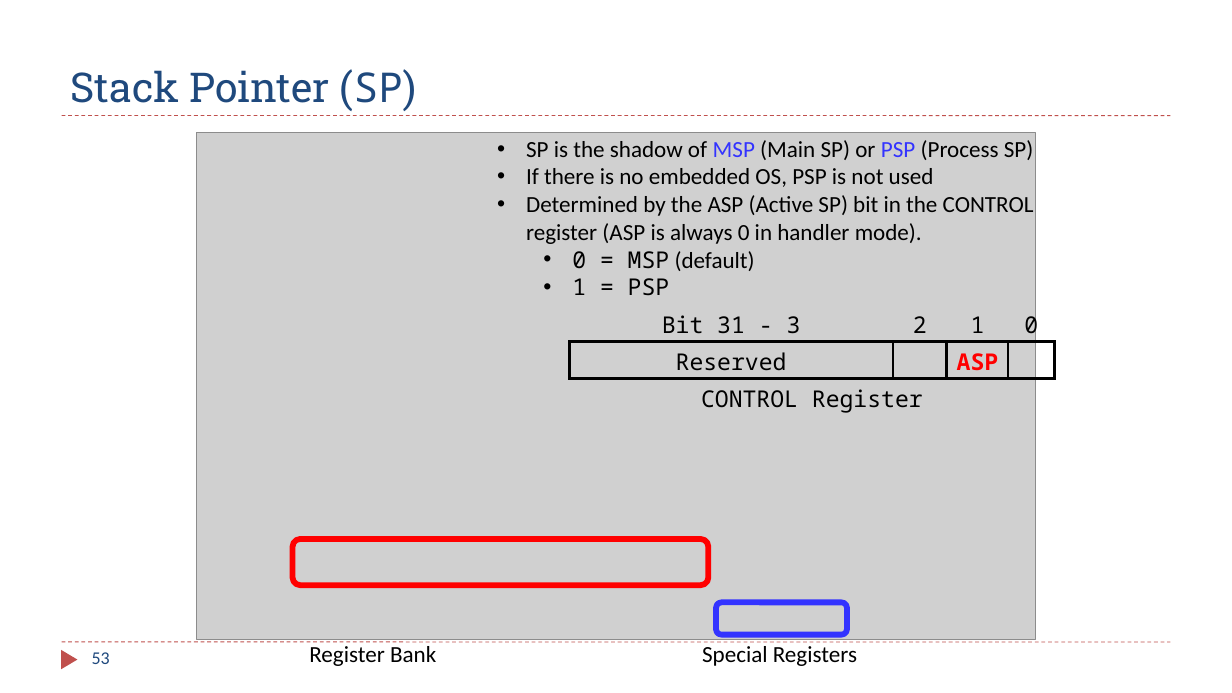
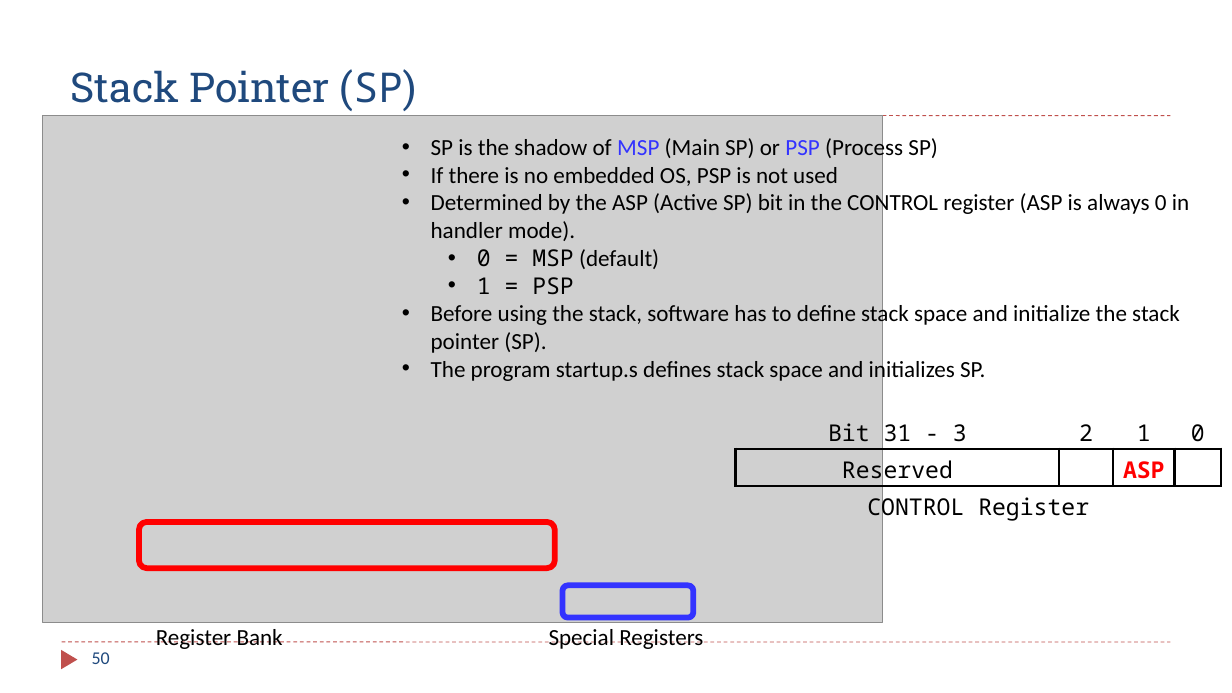
Before and after one commit to guhofstra/CSC111Fa25, a slide deck: slide 50 of PPTs/Ch8_ARM_Subroutines_2_Stack_Perserve_Environment.pptx (slide 53 before the commit). Drawn at 1232x693 pixels with LibreOffice and Linux fonts; fonts in the diff are those of the drawing; grey boxes stand for pictures. Boxes give left, top, right and bottom in pixels: in the first picture for what was removed or moved away, otherwise in the second. Text is boxed around its words. In the diff, an @@ line names an element or a change of style, - is before the commit and + after.

```diff
--- a/PPTs/Ch8_ARM_Subroutines_2_Stack_Perserve_Environment.pptx
+++ b/PPTs/Ch8_ARM_Subroutines_2_Stack_Perserve_Environment.pptx
@@ 2 rounded rectangles, 1 text, 1 picture: place and size @@
-2 rounded rectangles, 1 text, 1 picture at [196,133,1035,666]
+2 rounded rectangles, 1 text, 1 picture at [43,116,882,649]
@@ text "SP is the shadow of ...": place and size @@
-text "SP is the shadow of ..." at [526,140,1034,296]
+text "SP is the shadow of ..." at [431,135,1189,383]
@@ text at [431,302,1180,383]: paragraphs added @@
+• Before using the stack, software has to define stack space and initialize the stack pointer (SP).
+• The program startup.s defines stack space and initializes SP.
@@ table: place and size @@
-table at [569,304,1055,417]
+table at [736,412,1221,524]
@@ text "Special Registers" rewrapped from [702,642,857,666] to [549,629,703,649] @@
@@ page number at [92,652,110,664]: text changed @@
-53
+50
```
Also in this commit, not shown: 20 other slides changed, 9 slides added, 13 slides removed, 45 other files.
